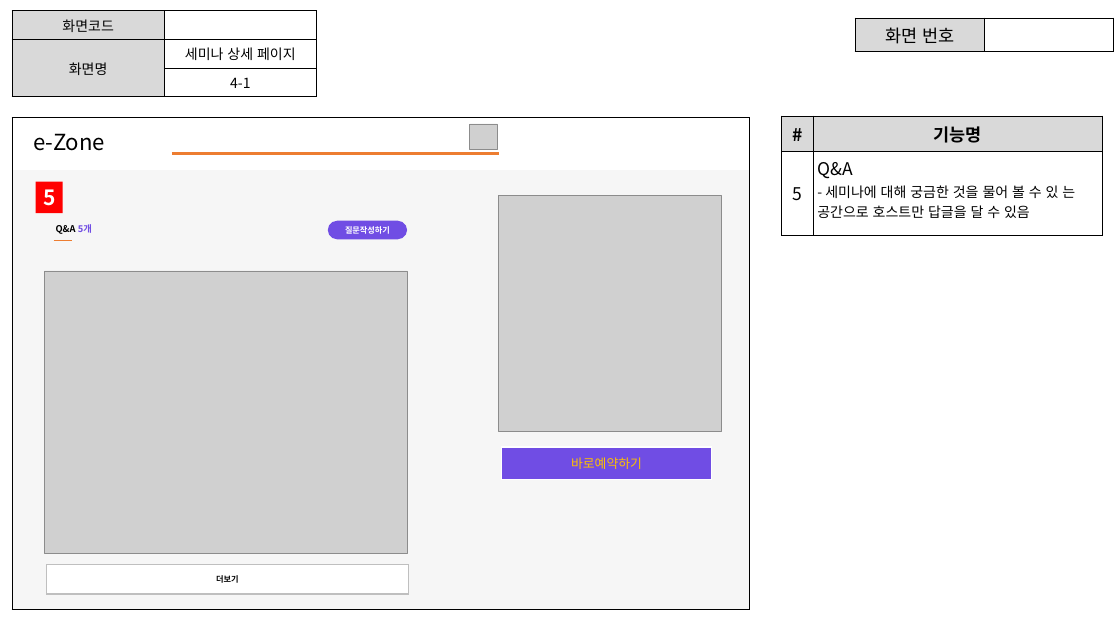
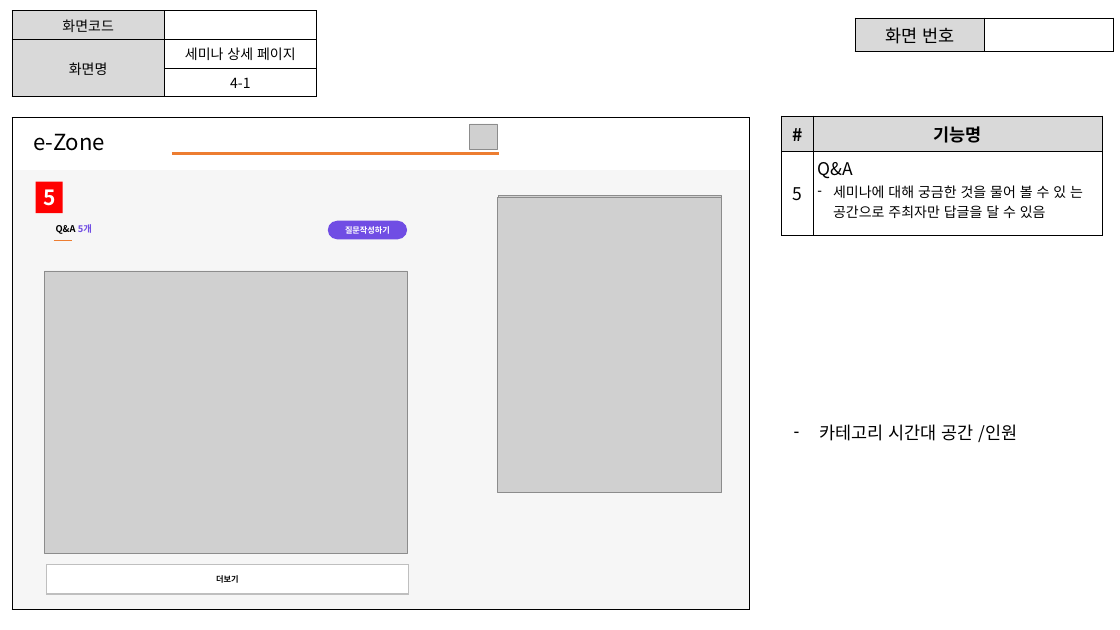
Before and after one commit to ezenteam2/e-Zone, a slide deck: slide 4 of 0 발표용 파워포인트/project05 - 파워포인트 종합 - 서희.pptx (slide 5 before the commit). Drawn at 1120x630 pixels with LibreOffice and Linux fonts; fonts in the diff are those of the drawing; grey boxes stand for pictures; background and template pictures are left out. Boxes give left, top, right and bottom in pixels: in the first picture for what was removed or moved away, otherwise in the second. Text is boxed around its words. In the diff, an @@ line names an element or a change of style, - is before the commit and + after.

```diff
--- a/0 발표용 파워포인트/project05 - 파워포인트 종합 - 서희.pptx
+++ b/0 발표용 파워포인트/project05 - 파워포인트 종합 - 서희.pptx
@@ table at (782,116,1102,235) @@
-row 2, column 2: Q&A / - 세미나에 대해 궁금한 것을 물어 볼 수 있 는 공간으로 호스트만 답글을 달 수 있음
+row 2, column 2: Q&A / 세미나에 대해 궁금한 것을 물어 볼 수 있 는 공간으로 주최자만 답글을 달 수 있음
@@ picture added at (497,197,722,493) @@
@@ rectangle removed at (502,447,711,480) @@
-바로예약하기
@@ text added at (819,424,1018,442), 15 pt, text #000000 @@
+– 카테고리 시간대 공간 /인원
```
Also in this commit, not shown: 11 other slides changed, 12 slides added.
